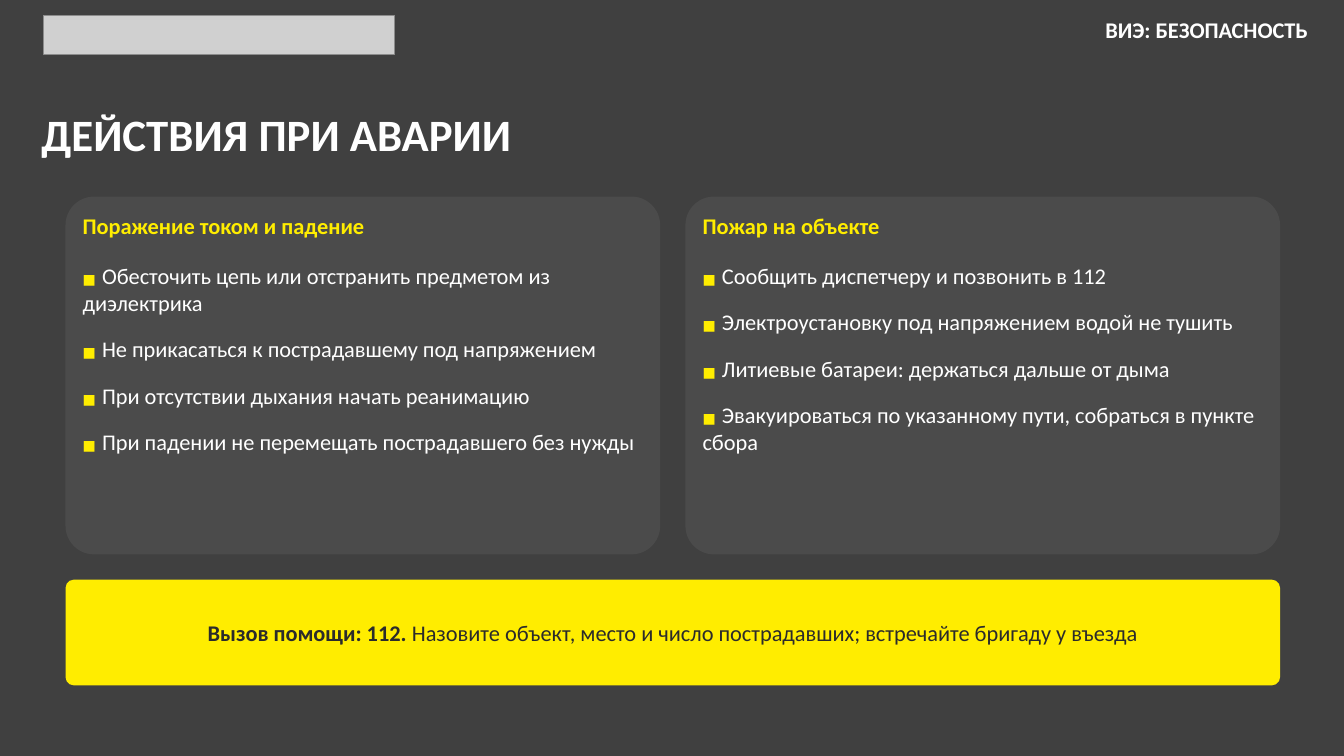
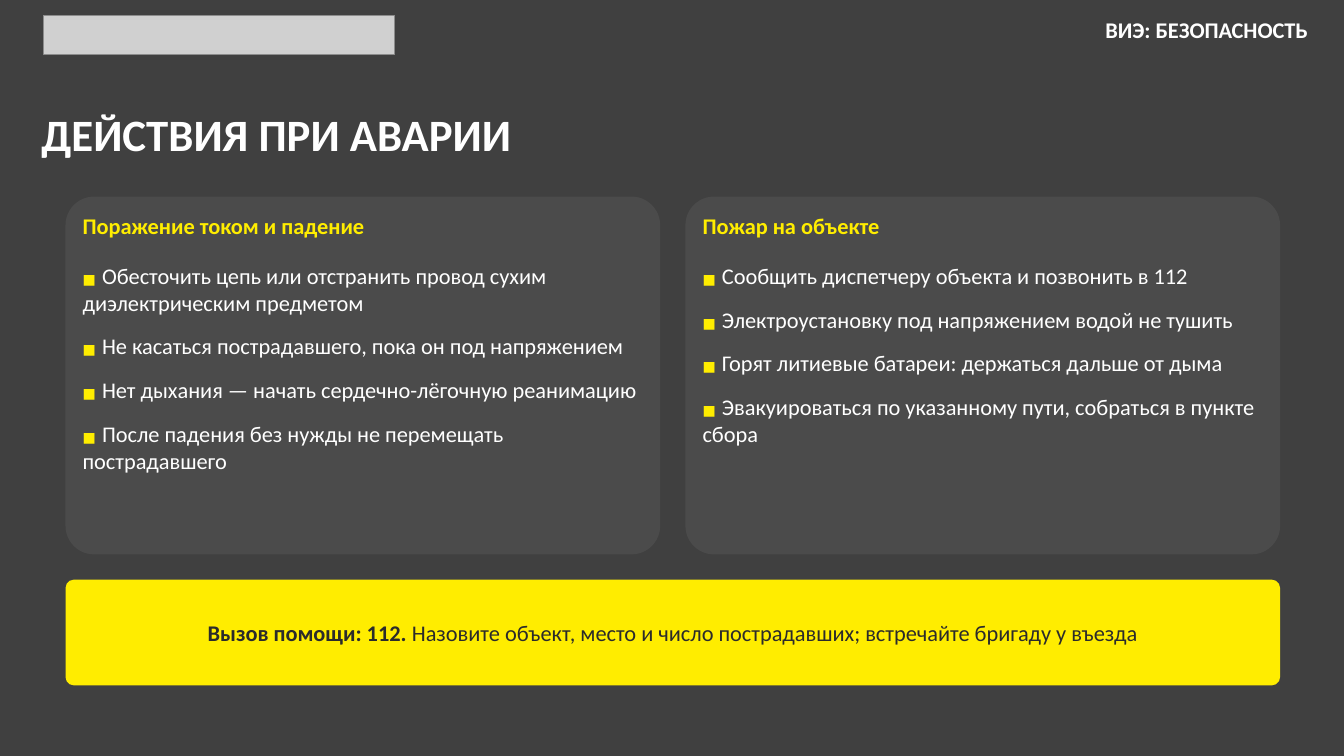
Before and after one commit to Goga288/the-rig, a slide deck: slide 14 of out/Безопасность_альтернативной_энергетики.pptx (slide 11 before the commit). Drawn at 1344x756 pixels with LibreOffice and Linux fonts; fonts in the diff are those of the drawing; grey boxes stand for pictures. Boxes give left, top, right and bottom in pixels: in the first picture for what was removed or moved away, otherwise in the second. Text is boxed around its words. In the diff, an @@ line names an element or a change of style, - is before the commit and + after.

```diff
--- a/out/Безопасность_альтернативной_энергетики.pptx
+++ b/out/Безопасность_альтернативной_энергетики.pptx
@@ text at (83,269,637,473): text changed @@
-■ Обесточить цепь или отстранить предметом из диэлектрика
-■ Не прикасаться к пострадавшему под напряжением
-■ При отсутствии дыхания начать реанимацию
-■ При падении не перемещать пострадавшего без нужды
+■ Обесточить цепь или отстранить провод сухим диэлектрическим предметом
+■ Не касаться пострадавшего, пока он под напряжением
+■ Нет дыхания — начать сердечно-лёгочную реанимацию
+■ После падения без нужды не перемещать пострадавшего
@@ text at (722,269,1188,288): text changed @@
-■ Сообщить диспетчеру и позвонить в 112
+■ Сообщить диспетчеру объекта и позвонить в 112
@@ text at (703,313,1255,446): less space between paragraphs @@
@@ text at (722,356,1222,375): text changed @@
-■ Литиевые батареи: держаться дальше от дыма
+■ Горят литиевые батареи: держаться дальше от дыма
```
Also in this commit, not shown: 10 other slides changed, 3 slides added, 1 other file.
